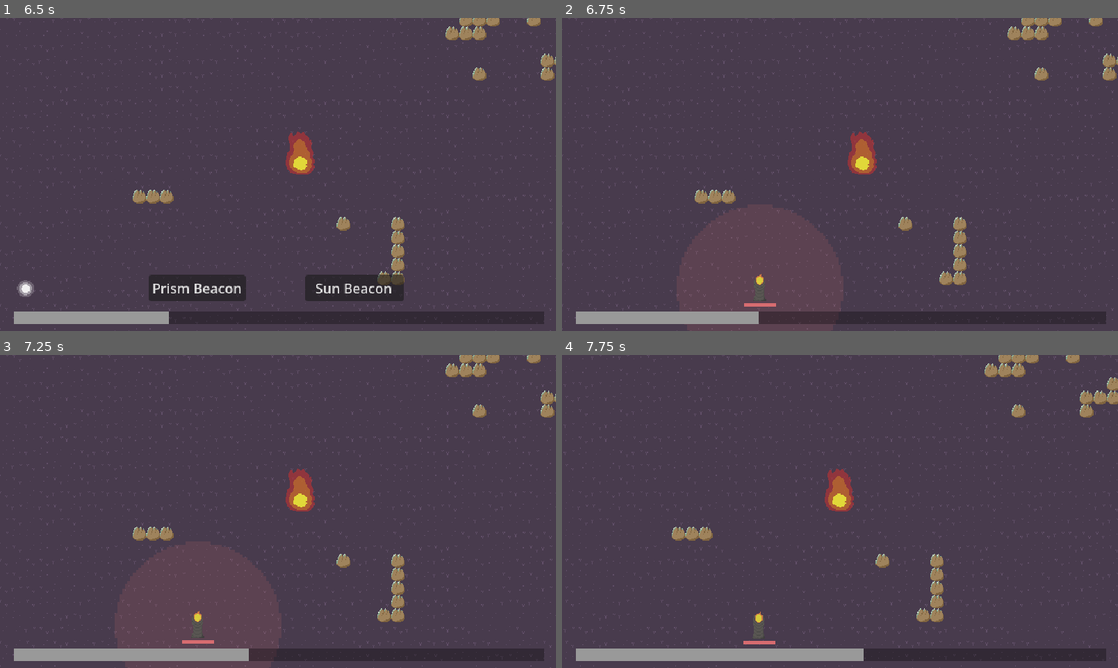
Above: before the commit, frames 1-4 (two rows, left to right).
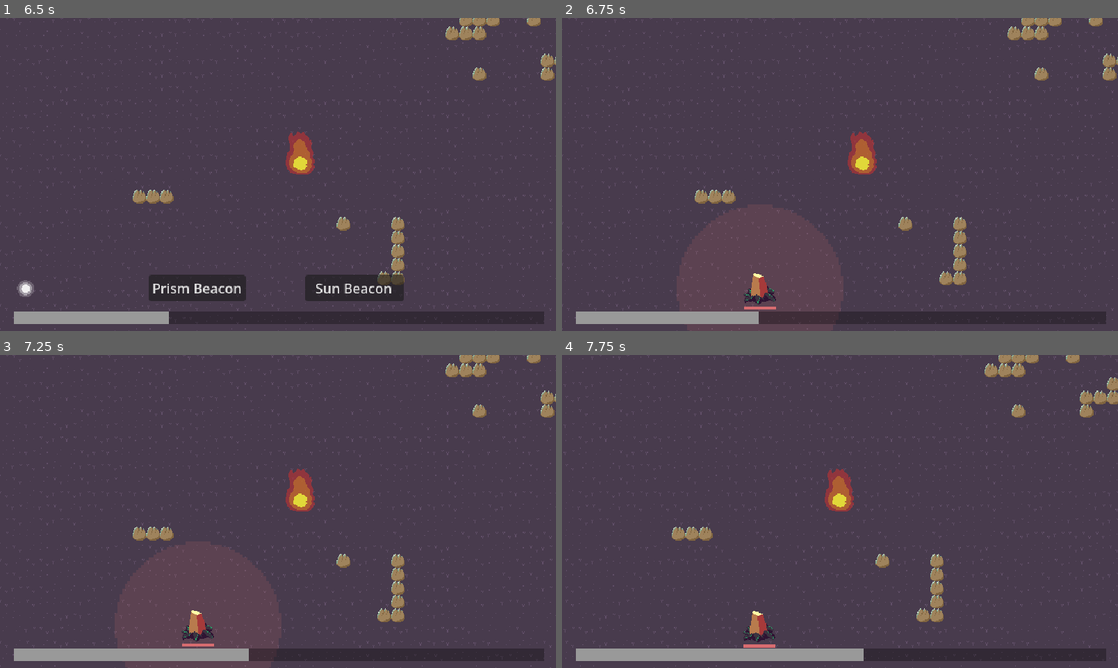
Above: after the commit, the same moments.

Repository: sushitoad/tower-defense-prototype
Game: Godot game, scene res://scenes/test_scene.tscn
The game is run twice, just before and just after one commit, with the same random seed, the same clock (stepped at 60 frames per second) and the same inputs.
Inputs (mouse positions are in pixels of both pictures, inside the frame that each line leads up to):
- Up to frame 1 (6.5 s): move the mouse to (400, 158) at 0.52 s; tap S (CameraDown) at 0.6, 4.35 s; move the mouse to (166, 190) at 1.27 s; tap A (CameraLeft) at 1.35, 5.1 s; move the mouse to (333, 105) at 2.02 s; tap D (CameraRight) at 2.1 s; move the mouse to (250, 237) at 2.77 s; tap W (CameraUp) at 2.85 s; move the mouse to (444, 221) at 3.52 s; click (444, 221) at 3.6 s; move the mouse to (111, 127) at 4.27 s; move the mouse to (305, 174) at 5.02 s; click "summon a new beacon" at 5.75 s
- Up to frame 2 (6.75 s): click "Prism Beacon" at 6.5 s
- Up to frame 3 (7.25 s): no input
- Up to frame 4 (7.75 s): move the mouse to (756, 624) at 7.27 s; tap D (CameraRight) at 7.35 s

Frame 1 is identical in both runs. In frame 2, 0.4% of the frame differs, in the area x 32-39%, y 81-94%; in frame 3, 0.4%; in frame 4, 0.4%.

Commit message:
start on animations for prism

Diff:
--- a/scenes/prism_beacon.tscn
+++ b/scenes/prism_beacon.tscn
@@ -4,8 +4,8 @@
 [ext_resource type="Script" uid="uid://ncsp5efet7lh" path="res://scripts/prism_beacon.gd" id="2_gs3bi"]
 [ext_resource type="PackedScene" uid="uid://bagjql0mprpil" path="res://scenes/bullet.tscn" id="3_oeg75"]
 [ext_resource type="Texture2D" uid="uid://cjdakpcotbbih" path="res://art/effect area UI proto 1.png" id="4_7fwdv"]
-[ext_resource type="Texture2D" uid="uid://3avl1qlj0i44" path="res://art/basic tower proto 2.png" id="5_oaq2h"]
 [ext_resource type="Script" uid="uid://bqf70r6vj3a7i" path="res://scripts/mouse_over_display.gd" id="6_jtiyq"]
+[ext_resource type="Texture2D" uid="uid://c37m7c6m3aqeg" path="res://art/v1/v1 prism beacon.png" id="6_oeg75"]
 
 [sub_resource type="CircleShape2D" id="CircleShape2D_c7lry"]
 radius = 100.0
@@ -14,6 +14,80 @@
 radius = 120.0
 
 [sub_resource type="CircleShape2D" id="CircleShape2D_m4352"]
+
+[sub_resource type="AtlasTexture" id="AtlasTexture_7fwdv"]
+atlas = ExtResource("6_oeg75")
+region = Rect2(0, 8, 48, 40)
+
+[sub_resource type="AtlasTexture" id="AtlasTexture_jtiyq"]
+atlas = ExtResource("6_oeg75")
+region = Rect2(240, 8, 48, 40)
+
+[sub_resource type="AtlasTexture" id="AtlasTexture_oeg75"]
+atlas = ExtResource("6_oeg75")
+region = Rect2(288, 8, 48, 40)
+
+[sub_resource type="AtlasTexture" id="AtlasTexture_rvn7i"]
+atlas = ExtResource("6_oeg75")
+region = Rect2(336, 8, 48, 40)
+
+[sub_resource type="AtlasTexture" id="AtlasTexture_8nohl"]
+atlas = ExtResource("6_oeg75")
+region = Rect2(384, 8, 48, 40)
+
+[sub_resource type="AtlasTexture" id="AtlasTexture_oaq2h"]
+atlas = ExtResource("6_oeg75")
+region = Rect2(48, 8, 48, 40)
+
+[sub_resource type="AtlasTexture" id="AtlasTexture_r41eg"]
+atlas = ExtResource("6_oeg75")
+region = Rect2(96, 8, 48, 40)
+
+[sub_resource type="AtlasTexture" id="AtlasTexture_0hn4o"]
+atlas = ExtResource("6_oeg75")
+region = Rect2(144, 8, 48, 40)
+
+[sub_resource type="SpriteFrames" id="SpriteFrames_rvn7i"]
+animations = [{
+"frames": [{
+"duration": 1.0,
+"texture": SubResource("AtlasTexture_7fwdv")
+}],
+"loop": true,
+"name": &"default",
+"speed": 3.0
+}, {
+"frames": [{
+"duration": 1.0,
+"texture": SubResource("AtlasTexture_jtiyq")
+}, {
+"duration": 1.0,
+"texture": SubResource("AtlasTexture_oeg75")
+}, {
+"duration": 1.0,
+"texture": SubResource("AtlasTexture_rvn7i")
+}, {
+"duration": 1.0,
+"texture": SubResource("AtlasTexture_8nohl")
+}],
+"loop": false,
+"name": &"destroyed",
+"speed": 8.0
+}, {
+"frames": [{
+"duration": 1.0,
+"texture": SubResource("AtlasTexture_oaq2h")
+}, {
+"duration": 1.0,
+"texture": SubResource("AtlasTexture_r41eg")
+}, {
+"duration": 1.0,
+"texture": SubResource("AtlasTexture_0hn4o")
+}],
+"loop": false,
+"name": &"shoot",
+"speed": 8.0
+}]
 
 [sub_resource type="CircleShape2D" id="CircleShape2D_oeg75"]
 radius = 80.0
@@ -37,33 +111,9 @@
 "method": &"_on_animation_player_animation_finished"
 }]
 }
-tracks/1/type = "value"
-tracks/1/imported = false
-tracks/1/enabled = true
-tracks/1/path = NodePath("Sprite2D:modulate")
-tracks/1/interp = 1
-tracks/1/loop_wrap = true
-tracks/1/keys = {
-"times": PackedFloat32Array(0),
-"transitions": PackedFloat32Array(1),
-"update": 0,
-"values": [Color(1, 1, 1, 1)]
-}
 
 [sub_resource type="Animation" id="Animation_oeg75"]
 resource_name = "take_damage"
-tracks/0/type = "value"
-tracks/0/imported = false
-tracks/0/enabled = true
-tracks/0/path = NodePath("Sprite2D:modulate")
-tracks/0/interp = 0
-tracks/0/loop_wrap = true
-tracks/0/keys = {
-"times": PackedFloat32Array(0, 0.0684905, 0.133781, 0.200351, 0.267561, 0.334131),
-"transitions": PackedFloat32Array(1, 1, 1, 1, 1, 1),
-"update": 0,
-"values": [Color(1, 1, 1, 0.392157), Color(3.02261e-05, 0.355447, 0.980434, 1), Color(1, 1, 1, 0.392157), Color(0.582415, 0.524759, 0.930953, 1), Color(1, 1, 1, 0.392157), Color(1, 1, 1, 1)]
-}
 
 [sub_resource type="AnimationLibrary" id="AnimationLibrary_7fwdv"]
 _data = {
@@ -79,10 +129,13 @@
 
 [node name="PrismBeacon" type="AnimatableBody2D" unique_id=484080291 groups=["beacon"]]
 script = ExtResource("1_jtiyq")
+maxHealth = 20
 beaconType = 4
 
-[node name="Area2D" type="Area2D" parent="." unique_id=1582080460 node_paths=PackedStringArray("bulletSpawnPos", "buddyLines")]
+[node name="Area2D" type="Area2D" parent="." unique_id=1582080460 node_paths=PackedStringArray("animSprite", "bulletSpawnPos", "buddyLines")]
 script = ExtResource("2_gs3bi")
+attackSpeed = 3.0
+animSprite = NodePath("../AnimatedSprite2D")
 bullet = ExtResource("3_oeg75")
 bulletSpawnPos = NodePath("BulletSpawnPoint")
 buddyLines = [NodePath("BuddyOneLine2D"), NodePath("BuddyTwoLine2D")]
@@ -119,8 +172,10 @@
 position = Vector2(-1, 12)
 shape = SubResource("CircleShape2D_m4352")
 
-[node name="Sprite2D" type="Sprite2D" parent="." unique_id=1466006204]
-texture = ExtResource("5_oaq2h")
+[node name="AnimatedSprite2D" type="AnimatedSprite2D" parent="." unique_id=2056938975]
+sprite_frames = SubResource("SpriteFrames_rvn7i")
+animation = &"destroyed"
+autoplay = "default"
 
 [node name="NearbyBeaconArea2D" type="Area2D" parent="." unique_id=1055498616]
 
@@ -142,9 +197,9 @@
 
 [node name="HealthBar" type="ProgressBar" parent="." unique_id=951543564]
 offset_left = -19.0
-offset_top = 18.0
+offset_top = 22.0
 offset_right = 19.0
-offset_bottom = 22.0
+offset_bottom = 26.0
 theme_override_colors/font_color = Color(0.95, 0.95, 0.95, 1)
 theme_override_styles/background = SubResource("StyleBoxFlat_jtiyq")
 theme_override_styles/fill = SubResource("StyleBoxFlat_oeg75")
--- a/scripts/new_beacon.gd
+++ b/scripts/new_beacon.gd
@@ -25,7 +25,7 @@
 	on_placed.connect(OnPlaced)
 	nearbyBeaconShape = find_child("NearbyBeaconShape2D").shape
 	nearbyBeaconShape.radius = nearbyBeaconRadius
-	baseColor = $Sprite2D.modulate
+	baseColor = $AnimatedSprite2D.modulate
 	$HealthBar.max_value = maxHealth
 	currentHealth = maxHealth
 	$HealthBar.value = currentHealth
@@ -42,10 +42,10 @@
 				if tooCloseToOthers == false:
 					print("get away from meeeeee")
 				tooCloseToOthers = true
-				$Sprite2D.modulate = dimColor
+				$AnimatedSprite2D.modulate = dimColor
 			else:
 				tooCloseToOthers = false
-				$Sprite2D.modulate = baseColor
+				$AnimatedSprite2D.modulate = baseColor
 
 func OnPlaced():
 	#print(self.name + " was just placed :)")
@@ -58,10 +58,13 @@
 	if currentHealth <= 0:
 		currentHealth = 0
 		on_destroyed.emit()
+		if $AnimatedSprite2D != null:
+			$AnimatedSprite2D.play("destroyed")
+			$AnimatedSprite2D.animation_finished.connect(queue_free)
 		#what if the destroyed beacons gave you a little charge back?
 		if beaconType == GlobalEnums.BeaconType.HEARTFIRE:
 			get_node("%LevelManager").GameEnd(false)
-		call_deferred("queue_free")
+		#call_deferred("queue_free")
 	else:
 		animPlayer.stop()
 		animPlayer.play("take_damage")
--- a/scripts/prism_beacon.gd
+++ b/scripts/prism_beacon.gd
@@ -3,6 +3,7 @@
 @export var attackSpeed: float = 1
 @export var bulletSpeed: float = 100
 @export var attackDamage: int = 10
+@export var animSprite: AnimatedSprite2D
 @export var bullet: PackedScene
 @export var bulletSpawnPos: Node2D
 @export var buddyLines: Array[Line2D]
@@ -75,6 +76,8 @@
 		if buddy != null:
 			damageModifier += 1
 	newBullet.damage = attackDamage * damageModifier
+	animSprite.play("shoot")
+
 
 func ForgetThisEnemy(enemy: Node2D):
 	print(enemy)
Binary file added: art/v1/v1 prism beacon.png
Not shown, added: art/v1/v1 prism beacon.png.import
